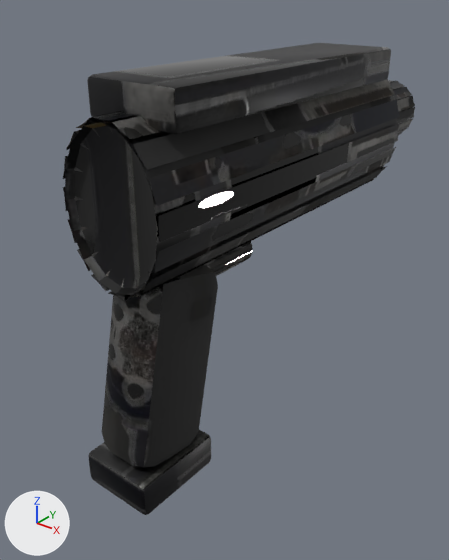
The glTF model Sandbox/GameData/Models/Weapons/explorer_heavy_round_pistol.glb as it was, and as the next commit left it.
One viewpoint serves both versions: a camera (50 mm lens) standing at (0.203, -0.248, 0.114) and looking at (-0.014, 0.024, -0.055). Arrows for +X, +Y and +Z are at lower left; the lights stay in place. The first picture is the older version. Vertices at exactly the same position are counted once.

Before the edit, the objects in view are built like this:
```python
mat_weapon = bpy.data.materials.new('Weapon')
mat_weapon.use_nodes = True; mat_weapon.node_tree.nodes.clear()
_N = mat_weapon.node_tree.nodes; _L = mat_weapon.node_tree.links
n0 = _N.new('ShaderNodeBsdfPrincipled'); n0.name = 'Principled BSDF'
n1 = _N.new('ShaderNodeOutputMaterial'); n1.name = 'Material Output'
n2 = _N.new('ShaderNodeMix'); n2.name = 'Mix'
n2.data_type = 'RGBA'
n2.blend_type = 'MULTIPLY'
n2.inputs[0].default_value = 1.0  # 'Factor'
n3 = _N.new('ShaderNodeVertexColor'); n3.name = 'Color Attribute'
n4 = _N.new('ShaderNodeTexImage'); n4.name = 'Image Texture'
n4.image = img_explorer_heavy_round_pistol_basecolor
n5 = _N.new('ShaderNodeSeparateColor'); n5.name = 'Separate Color'
n6 = _N.new('ShaderNodeTexImage'); n6.name = 'Image Texture.001'
n6.image = img_explorer_heavy_round_pistol_orm
_L.new(n0.outputs[0], n1.inputs[0])  # 'BSDF' to 'Surface'
_L.new(n2.outputs[2], n0.inputs[0])  # 'Result' to 'Base Color'
_L.new(n3.outputs[0], n2.inputs[7])  # 'Color' to 'B'
_L.new(n4.outputs[0], n2.inputs[6])  # 'Color' to 'A'
_L.new(n5.outputs[2], n0.inputs[1])  # 'Blue' to 'Metallic'
_L.new(n5.outputs[1], n0.inputs[2])  # 'Green' to 'Roughness'
_L.new(n6.outputs[0], n5.inputs[0])  # 'Color' to 'Color'
me_explorer_heavy_round_pistol = bpy.data.meshes.new('explorer_heavy_round_pistol')
me_explorer_heavy_round_pistol.from_pydata(...)  # 840 vertices, 1656 faces; spans x -0.031..0.031, y -0.087..0.204, z -0.14..0.075
me_explorer_heavy_round_pistol.materials.append(mat_weapon)
ob_explorer_heavy_round_pistol = bpy.data.objects.new('explorer_heavy_round_pistol', me_explorer_heavy_round_pistol)
ob_explorer_heavy_round_pistol.location = (0.0, 0.0, 0.0)
```
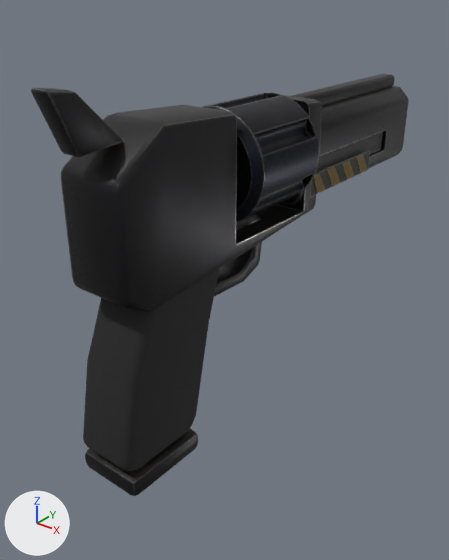
Boxes (x1, y1, x2, y2) around the edits, measured in the pictures (449 x 560 px; the box of a moved part takes in the faces that stretch with it):
'explorer_heavy_round_pistol', surface changed, reshaped (7% wider, 11% shorter)
    before: (63, 43, 415, 515)
    after: (31, 74, 409, 496)
part 1 of me_explorer_heavy_round_pistol, rebuilt (22% narrower)
    before: (63, 79, 400, 300)
    after: (61, 96, 322, 311)
part 2 of me_explorer_heavy_round_pistol, rebuilt
    before: (388, 80, 415, 135)
    after: (283, 86, 409, 203)
part 3 of me_explorer_heavy_round_pistol, rebuilt
    before: (102, 265, 218, 467)
    after: (83, 269, 219, 471)
part 4 of me_explorer_heavy_round_pistol, deleted
    before: (204, 241, 253, 276)
part 5 of me_explorer_heavy_round_pistol, cut back
    before: (87, 43, 391, 135)
    after: (31, 74, 395, 296)
part 6 of me_explorer_heavy_round_pistol, moved or reshaped
    before: (88, 430, 211, 515)
    after: (85, 429, 198, 496)

Edits to the bpy script that builds the scene:
```text
Add img_explorer_heavy_round_pistol_normal:
    img_explorer_heavy_round_pistol_normal = load_image('explorer_heavy_round_pistol_Normal', '_unpacked/explorer_heavy_round_pistol_Normal', 1024, 1024, 'Non-Color')
Change mat_weapon:
    remove # nodes: BsdfPrincipled, Mix, OutputMaterial, SeparateColor, TexImage x2, VertexColor
    nodes: BsdfPrincipled, NormalMap, OutputMaterial, SeparateColor, TexImage x3
    uses the picture img_explorer_heavy_round_pistol_normal
Change me_explorer_heavy_round_pistol:
    used by ob_explorer_heavy_round_pistol; location = (0.0, 0.0, 0.0)
    remove me_explorer_heavy_round_pistol.from_pydata(...)  # 840 vertices, 1656 faces; spans x -0.031..0.031, y -0.087..0.204, z -0.14..0.075
    add me_explorer_heavy_round_pistol.from_pydata(...)  # 1280 vertices, 2512 faces; spans x -0.031..0.031, y -0.105..0.2, z -0.126..0.077
    me_explorer_heavy_round_pistol part 1: the loose piece of 224 vertices spanning x -0.031..0.031, y -0.076..0.156, z -0.022..0.062 is rebuilt with 100 vertices and now spans x -0.019..0.019, y -0.087..0.075, z -0.027..0.059
    me_explorer_heavy_round_pistol part 2: the loose piece of 224 vertices spanning x -0.021..0.021, y 0.136..0.204, z 0.004..0.046 is rebuilt with 214 vertices and now spans x -0.018..0.018, y 0.055..0.2, z -0.009..0.043
    me_explorer_heavy_round_pistol part 3: the loose piece of 56 vertices spanning x -0.02..0.02, y -0.083..-0.017, z -0.127..-0.013 is rebuilt with 142 vertices and now spans x -0.018..0.018, y -0.094..-0.013, z -0.113..-0.005
    me_explorer_heavy_round_pistol part 4: the loose piece of 224 vertices spanning x -0.005..0.005, y -0.026..0.026, z -0.037..-0.023 is deleted
    me_explorer_heavy_round_pistol part 5: 56 vertices removed from x -0.027..0.027, y -0.06..0.14, z 0.055..0.075; 768 vertices added at x -0.031..0.031, y -0.105..0.196, z -0.047..0.077
    me_explorer_heavy_round_pistol part 6: 56 vertices removed from x -0.023..0.023, y -0.087..-0.032, z -0.14..-0.12; 56 vertices added at x -0.02..0.02, y -0.092..-0.04, z -0.126..-0.114
```
